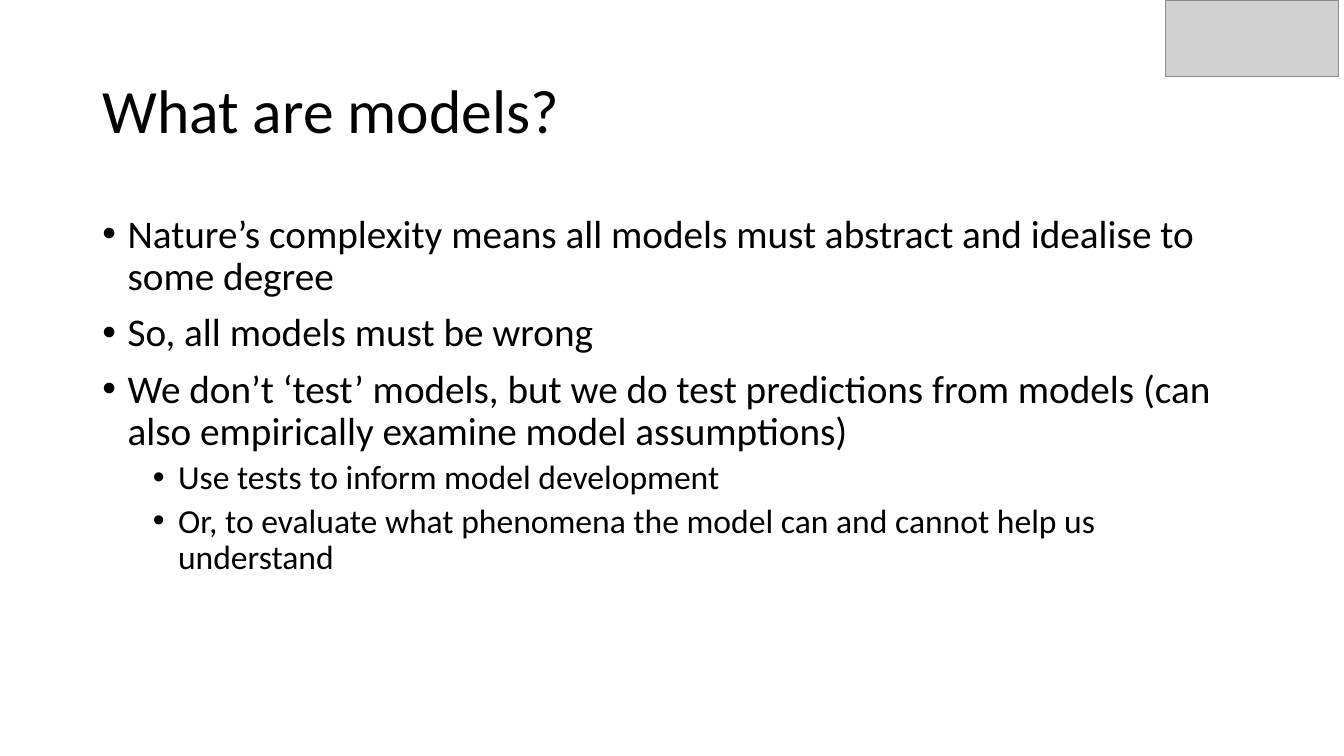
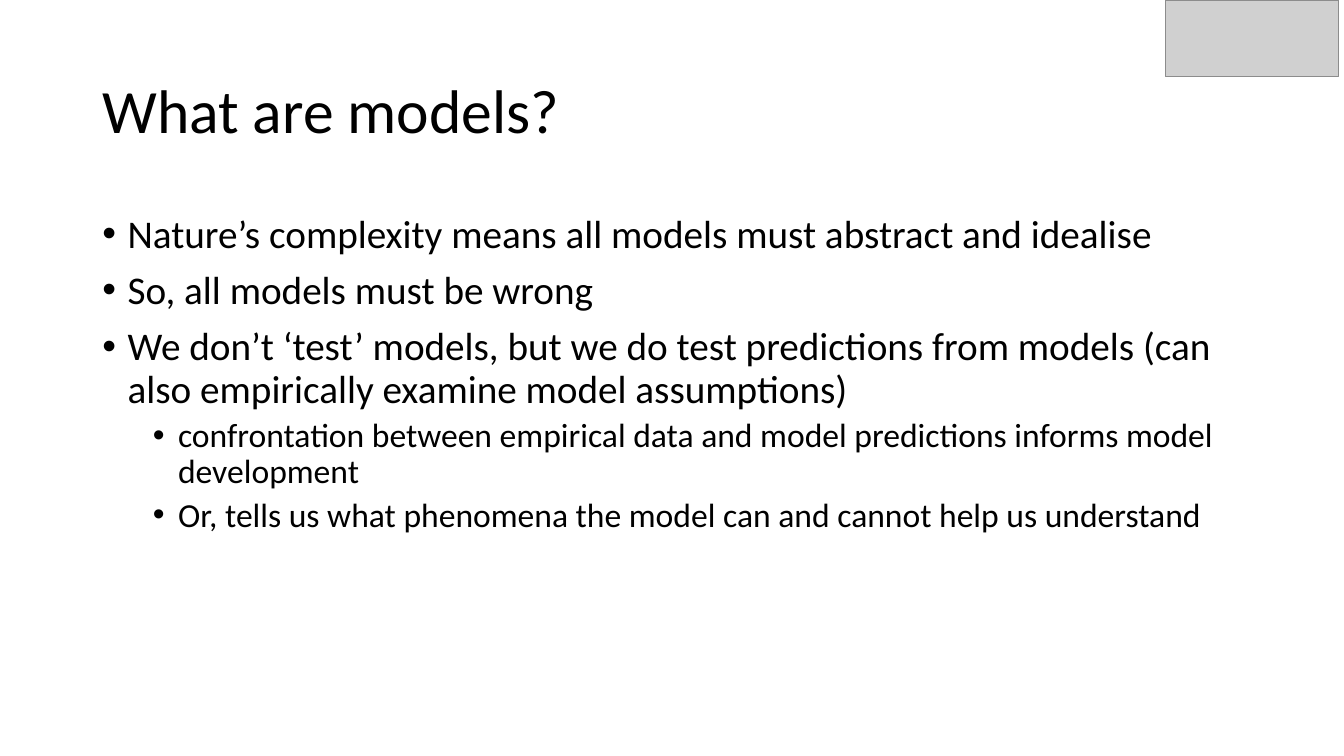
Before and after one commit to chase-lab/biodiv-patterns-course-2023, a slide deck: slide 9 of week 1/2 - Tuesday/Intro-modelling-and-metapopulation-dynamics.pptx. Drawn at 1344x756 pixels with LibreOffice and Linux fonts; fonts in the diff are those of the drawing; grey boxes stand for pictures. Boxes give left, top, right and bottom in pixels: in the first picture for what was removed or moved away, otherwise in the second. Text is boxed around its words. In the diff, an @@ line names an element or a change of style, - is before the commit and + after.

```diff
--- a/week 1/2 - Tuesday/Intro-modelling-and-metapopulation-dynamics.pptx
+++ b/week 1/2 - Tuesday/Intro-modelling-and-metapopulation-dynamics.pptx
@@ text at (128, 220, 1152, 255): text changed @@
-• Nature’s complexity means all models must abstract and idealise to some degree
+• Nature’s complexity means all models must abstract and idealise
@@ text at (178, 423, 1213, 533): text changed @@
-  • Use tests to inform model development
-  • Or, to evaluate what phenomena the model can and cannot help us understand
+  • confrontation between empirical data and model predictions informs model development
+  • Or, tells us what phenomena the model can and cannot help us understand
```
Also in this commit, not shown: 2 other slides changed.
